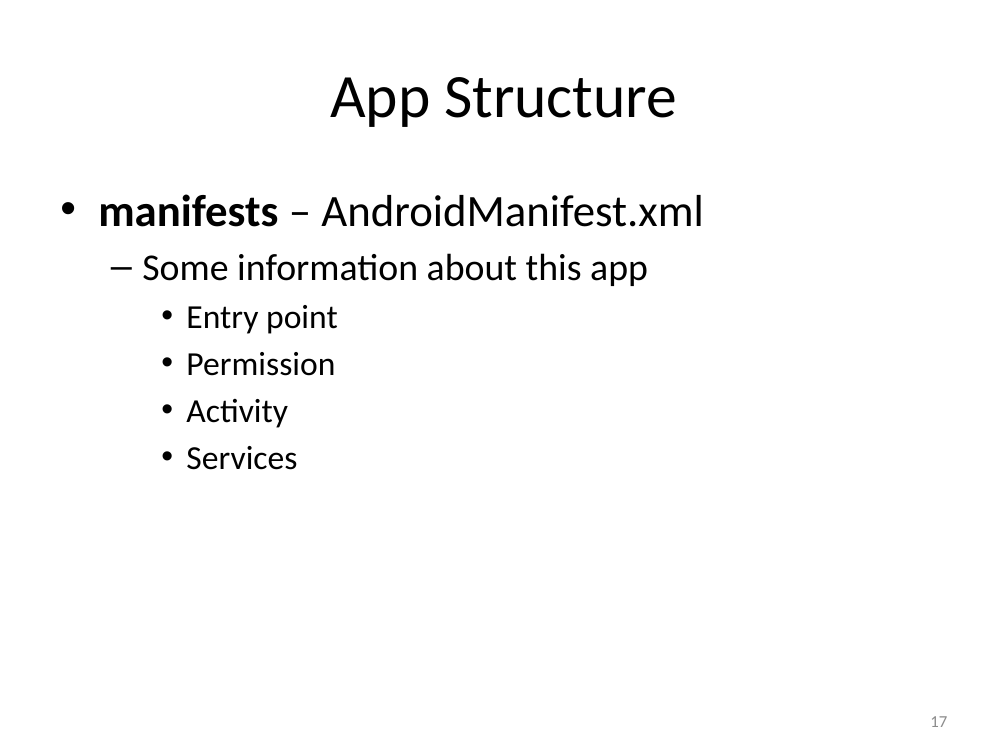
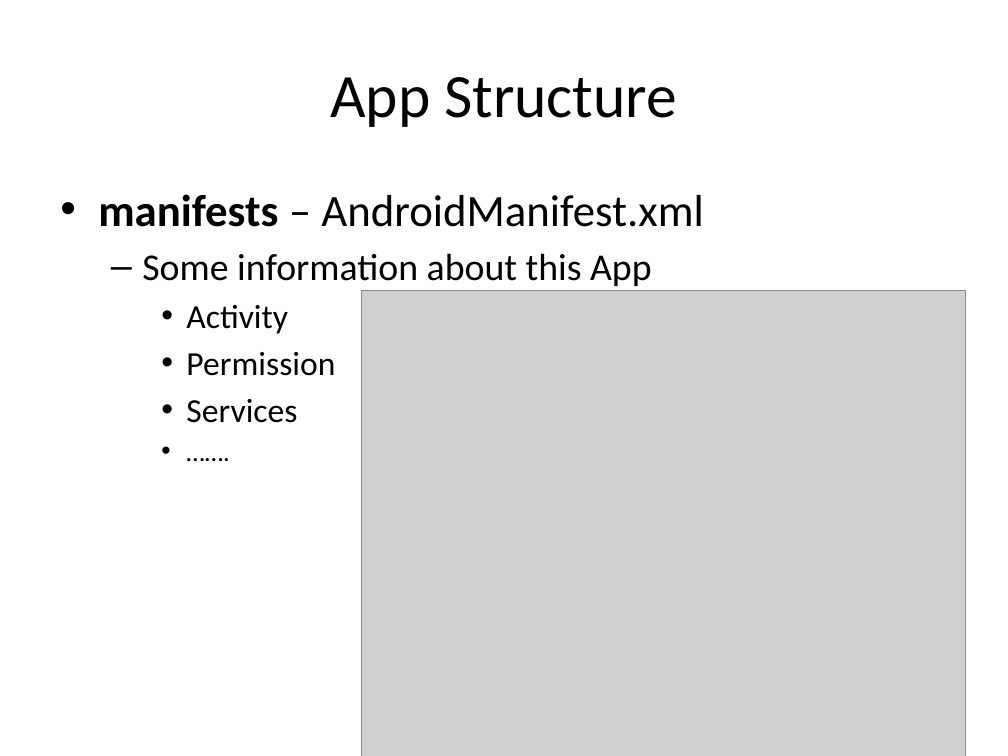
Before and after one commit to hs9021401/FIT_Android, a slide deck: slide 17 of The introduction of Android.pptx. Drawn at 1008x756 pixels with LibreOffice and Linux fonts; fonts in the diff are those of the drawing; grey boxes stand for pictures. Boxes give left, top, right and bottom in pixels: in the first picture for what was removed or moved away, otherwise in the second. Text is boxed around its words. In the diff, an @@ line names an element or a change of style, - is before the commit and + after.

```diff
--- a/The introduction of Android.pptx
+++ b/The introduction of Android.pptx
@@ text at [98,194,704,423]: paragraph added @@
+    • …….
@@ text at [142,253,652,334]: text changed @@
-  – Some information about this app
-    • Entry point
+  – Some information about this App
+    • Activity
@@ picture added at [361,290,966,756] @@
@@ text at [186,399,288,428]: paragraph removed @@
-    • Activity
@@ page number removed at [930,716,947,727] @@
-17
```
Also in this commit, not shown: 27 other slides changed, 29 other files.
